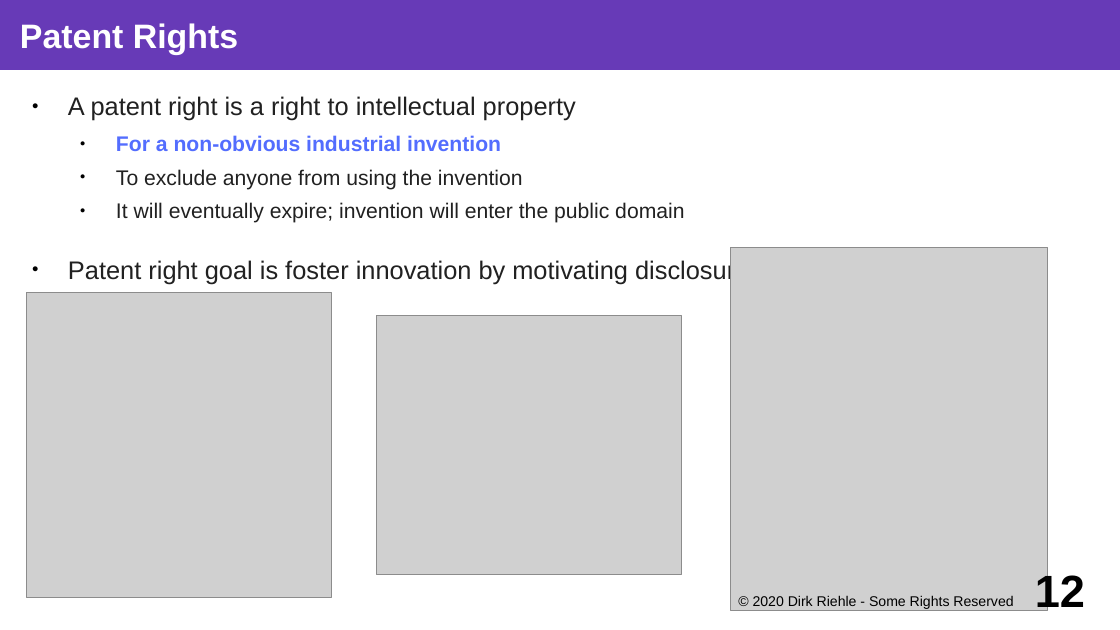
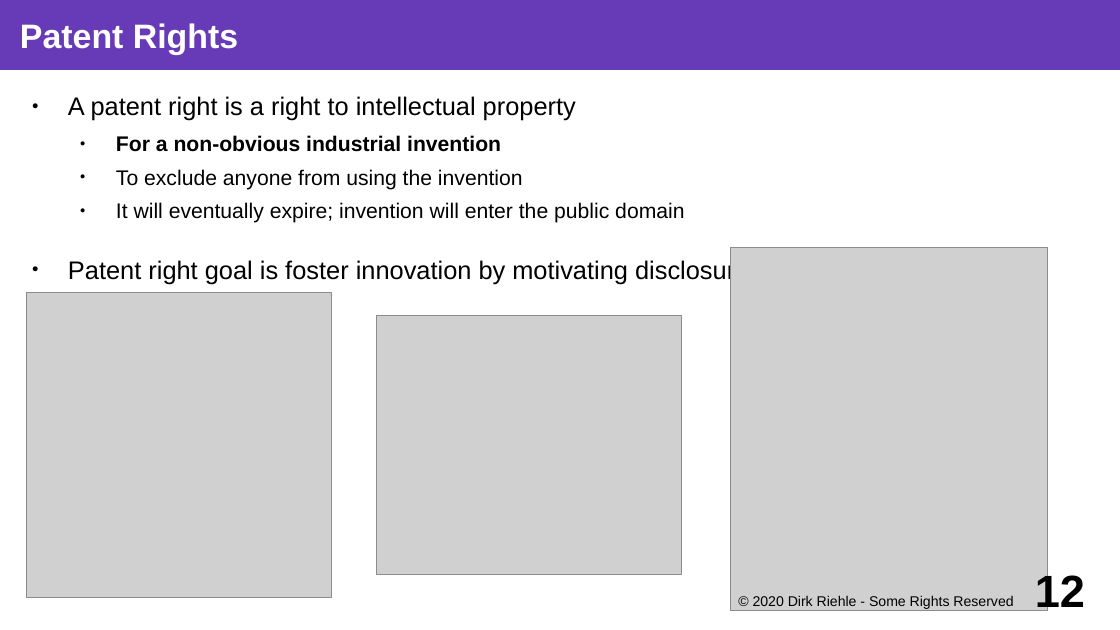
Before and after one commit to dirkriehle/coss-course, a slide deck: slide 12 of Lecture slides/COSS B02 - Software Products.odp. Drawn at 1120x630 pixels with LibreOffice and Linux fonts; fonts in the diff are those of the drawing; grey boxes stand for pictures. Boxes give left, top, right and bottom in pixels: in the first picture for what was removed or moved away, otherwise in the second. Text is boxed around its words. In the diff, an @@ line names an element or a change of style, - is before the commit and + after.

```diff
--- a/Lecture slides/COSS B02 - Software Products.odp
+++ b/Lecture slides/COSS B02 - Software Products.odp
@@ text "A patent right is a ..." at (68,96,749,284): text colour #212121 to #000000 in "A patent right is a right to ...", "To exclude anyone from using the invention", "It will eventually expire; invention will enter ...", "Patent right goal is foster innovation by ..."; text colour #536DFE to #000000 in "For a non-obvious industrial invention" @@
```
Also in this commit, not shown: 13 other slides changed, 1 slide added, 1 other file.
